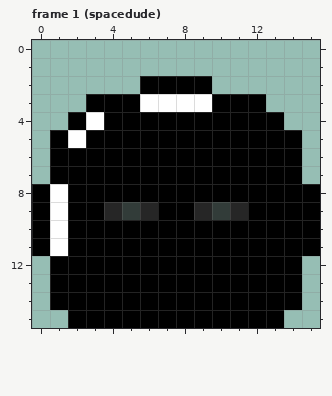
Two states of a pixel-art file, assets/images/characters/portraits/portraits.aseprite. Above, as it was before the edit.
16x16 pixels, 2 frames. Shown: frame 1 (spacedude). The commit also changed other frames, which this record leaves out.
After the commit:
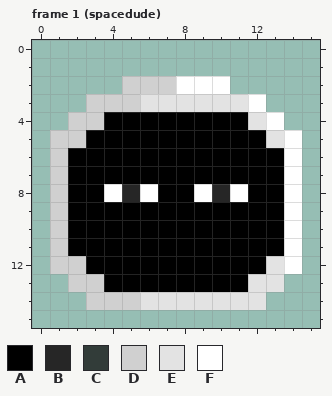
Palette (. is transparent): A #000000  B #262626  C #323c39  D #d0d0d0  E #e3e3e3  F #ffffff
From old to new:
--- frame 1 (spacedude), layer "Layer 1"
@@ x 0..15 @@
  1 ................
- 2 ......AAAA......
- 3 ...AAAFFFFAAA...
- 4 ..AFAAAAAAAAAA..
- 5 .AFAAAAAAAAAAAA.
- 6 .AAAAAAAAAAAAAA.
- 7 .AAAAAAAAAAAAAA.
- 8 AFAAAAAAAAAAAAAA
- 9 AFAABCBAABCBAAAA
-10 AFAAAAAAAAAAAAAA
-11 AFAAAAAAAAAAAAAA
-12 .AAAAAAAAAAAAAA.
-13 .AAAAAAAAAAAAAA.
-14 .AAAAAAAAAAAAAA.
-15 ..AAAAAAAAAAAA..
+ 2 .....DDDFFF.....
+ 3 ...DDDEEEEEEF...
+ 4 ..DDAAAAAAAAEF..
+ 5 .DDAAAAAAAAAAEF.
+ 6 .DAAAAAAAAAAAAF.
+ 7 .DAAAAAAAAAAAAF.
+ 8 .DAAFBFAAFBFAAF.
+ 9 .DAAAAAAAAAAAAF.
+10 .DAAAAAAAAAAAAF.
+11 .DAAAAAAAAAAAAF.
+12 .DDAAAAAAAAAAEF.
+13 ..DDAAAAAAAAEE..
+14 ...DDDEEEEEEE...
+15 ................
Boxes around the changes in both pictures, in picture pixels (x1, y1, x2, y2):
changed: (32, 76, 320, 328)
